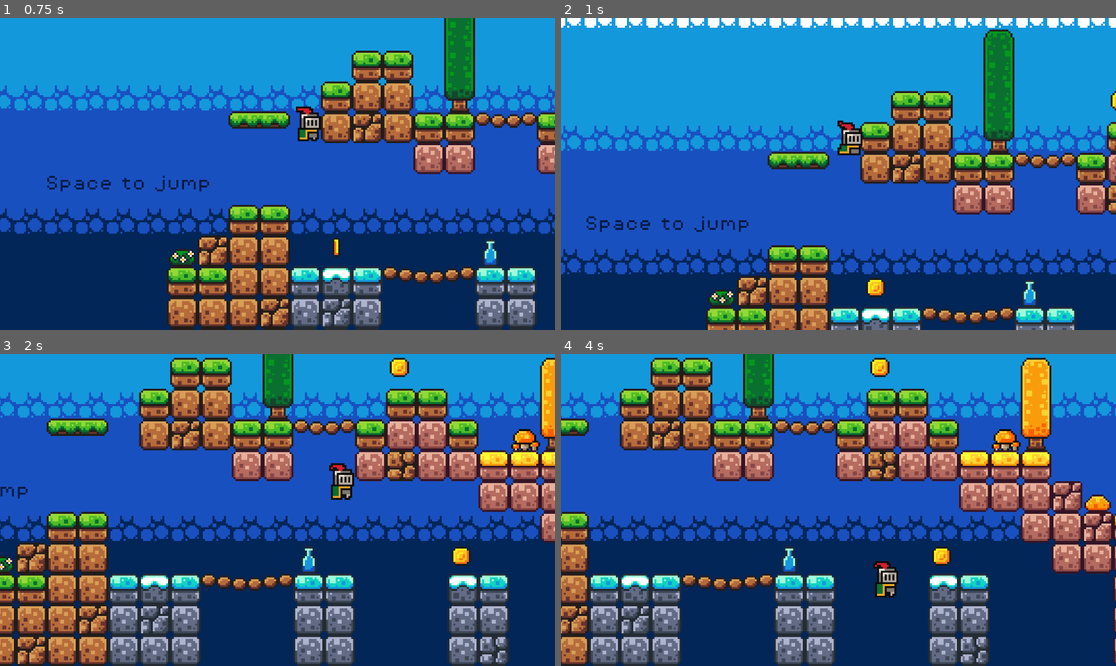
Above: before the commit, frames 1-4 (two rows, left to right).
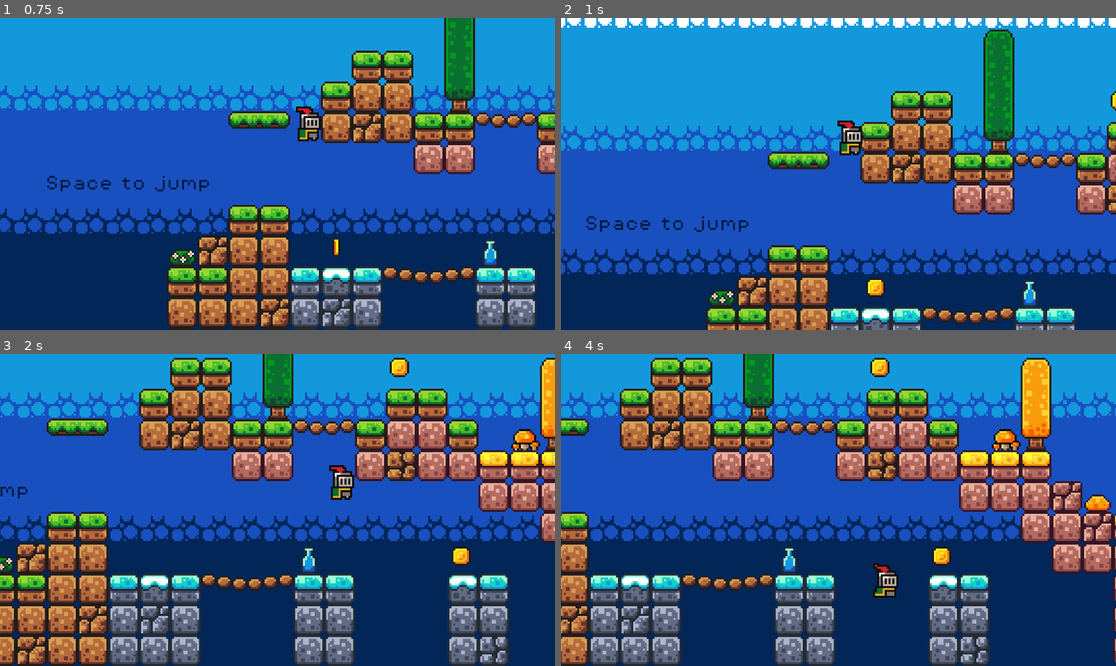
Above: after the commit, the same moments.

Repository: Tanish-Desai/gaem
Game: Godot game, scene res://scenes/game.tscn
Same seed, same stepped clock (60 frames per second), same inputs: the game is played once before the commit and once after it.
Inputs:
- Up to frame 1 (0.75 s): hold Right (move_right) from 0.53 s (still down); tap Space (jump) at 0.6 s
- Up to frame 2 (1 s): keep holding Right (move_right); tap Space (jump) at 0.77 s
- Up to frame 3 (2 s): keep holding Right (move_right); tap Space (jump) at 1.07, 1.35, 1.52, 1.82 s
- Up to frame 4 (4 s): release Right (move_right) at 2.03 s; hold Left (move_left) 2.03-2.78 s; tap Space (jump) at 2.1, 2.85, 3.02, 3.32, 3.6, 3.77 s; hold Right (move_right) from 2.78 s (still down)

Frame 1 is identical in both runs. In frame 2, 0.2% of the frame differs, in the area x 49-55%, y 32-45%; in frame 3, 0.2%; in frame 4, 0.3%, in the area x 56-61%, y 66-79%.

Commit message:
Added run animation to player

Diff:
--- a/scenes/game.tscn
+++ b/scenes/game.tscn
@@ -232,7 +232,7 @@
 layer_1/tile_data = PackedInt32Array(0, 0, 0, 1, 0, 0, 196607, 0, 0, 196606, 0, 0, 131071, 65536, 0, 196609, 65536, 0,  …(3682 unchanged characters)…
 
 [node name="Player" parent="." instance=ExtResource("1_g6ok2")]
-z_index = 3
+z_index = 5
 position = Vector2(16, -9)
 
 [node name="Camera2D" type="Camera2D" parent="Player"]
@@ -314,7 +314,7 @@
 autoplay = "move"
 
 [node name="enemy" parent="." instance=ExtResource("6_qyoxo")]
-z_index = 4
+z_index = 3
 position = Vector2(601, 20)
 
 [node name="labels" type="Node" parent="."]
--- a/scenes/player.tscn
+++ b/scenes/player.tscn
@@ -1,8 +1,24 @@
-[gd_scene load_steps=9 format=3 uid="uid://srbn5ph8syex"]
+[gd_scene load_steps=38 format=3 uid="uid://srbn5ph8syex"]
 
 [ext_resource type="Texture2D" uid="uid://b2gr0akfak1cj" path="res://assets/sprites/knight.png" id="1_dy36j"]
 [ext_resource type="Script" path="res://scripts/player.gd" id="1_s570l"]
 
+[sub_resource type="AtlasTexture" id="AtlasTexture_ygfd4"]
+atlas = ExtResource("1_dy36j")
+region = Rect2(0, 192, 32, 32)
+
+[sub_resource type="AtlasTexture" id="AtlasTexture_je3fo"]
+atlas = ExtResource("1_dy36j")
+region = Rect2(32, 192, 32, 32)
+
+[sub_resource type="AtlasTexture" id="AtlasTexture_37g6m"]
+atlas = ExtResource("1_dy36j")
+region = Rect2(64, 192, 32, 32)
+
+[sub_resource type="AtlasTexture" id="AtlasTexture_mvltp"]
+atlas = ExtResource("1_dy36j")
+region = Rect2(96, 192, 32, 32)
+
 [sub_resource type="AtlasTexture" id="AtlasTexture_rtj0k"]
 atlas = ExtResource("1_dy36j")
 region = Rect2(0, 0, 32, 32)
@@ -18,11 +34,128 @@
 [sub_resource type="AtlasTexture" id="AtlasTexture_y2kh7"]
 atlas = ExtResource("1_dy36j")
 region = Rect2(96, 0, 32, 32)
+
+[sub_resource type="AtlasTexture" id="AtlasTexture_b3vc6"]
+atlas = ExtResource("1_dy36j")
+region = Rect2(96, 0, 32, 32)
+
+[sub_resource type="AtlasTexture" id="AtlasTexture_vwtce"]
+atlas = ExtResource("1_dy36j")
+region = Rect2(0, 160, 32, 32)
+
+[sub_resource type="AtlasTexture" id="AtlasTexture_nltfw"]
+atlas = ExtResource("1_dy36j")
+region = Rect2(32, 160, 32, 32)
+
+[sub_resource type="AtlasTexture" id="AtlasTexture_wjtwn"]
+atlas = ExtResource("1_dy36j")
+region = Rect2(64, 160, 32, 32)
+
+[sub_resource type="AtlasTexture" id="AtlasTexture_scsf8"]
+atlas = ExtResource("1_dy36j")
+region = Rect2(96, 160, 32, 32)
+
+[sub_resource type="AtlasTexture" id="AtlasTexture_7f6us"]
+atlas = ExtResource("1_dy36j")
+region = Rect2(128, 160, 32, 32)
+
+[sub_resource type="AtlasTexture" id="AtlasTexture_ci3xy"]
+atlas = ExtResource("1_dy36j")
+region = Rect2(160, 160, 32, 32)
+
+[sub_resource type="AtlasTexture" id="AtlasTexture_sal25"]
+atlas = ExtResource("1_dy36j")
+region = Rect2(192, 160, 32, 32)
+
+[sub_resource type="AtlasTexture" id="AtlasTexture_vttqv"]
+atlas = ExtResource("1_dy36j")
+region = Rect2(224, 160, 32, 32)
+
+[sub_resource type="AtlasTexture" id="AtlasTexture_ngfsd"]
+atlas = ExtResource("1_dy36j")
+region = Rect2(0, 64, 32, 32)
+
+[sub_resource type="AtlasTexture" id="AtlasTexture_tmuad"]
+atlas = ExtResource("1_dy36j")
+region = Rect2(32, 64, 32, 32)
+
+[sub_resource type="AtlasTexture" id="AtlasTexture_ls2yh"]
+atlas = ExtResource("1_dy36j")
+region = Rect2(64, 64, 32, 32)
+
+[sub_resource type="AtlasTexture" id="AtlasTexture_uhht3"]
+atlas = ExtResource("1_dy36j")
+region = Rect2(96, 64, 32, 32)
+
+[sub_resource type="AtlasTexture" id="AtlasTexture_aejar"]
+atlas = ExtResource("1_dy36j")
+region = Rect2(128, 64, 32, 32)
+
+[sub_resource type="AtlasTexture" id="AtlasTexture_jgx35"]
+atlas = ExtResource("1_dy36j")
+region = Rect2(160, 64, 32, 32)
+
+[sub_resource type="AtlasTexture" id="AtlasTexture_sgf4f"]
+atlas = ExtResource("1_dy36j")
+region = Rect2(192, 64, 32, 32)
+
+[sub_resource type="AtlasTexture" id="AtlasTexture_e6o2a"]
+atlas = ExtResource("1_dy36j")
+region = Rect2(224, 64, 32, 32)
+
+[sub_resource type="AtlasTexture" id="AtlasTexture_y4qyv"]
+atlas = ExtResource("1_dy36j")
+region = Rect2(0, 96, 32, 32)
+
+[sub_resource type="AtlasTexture" id="AtlasTexture_qf50d"]
+atlas = ExtResource("1_dy36j")
+region = Rect2(32, 96, 32, 32)
+
+[sub_resource type="AtlasTexture" id="AtlasTexture_1154x"]
+atlas = ExtResource("1_dy36j")
+region = Rect2(64, 96, 32, 32)
+
+[sub_resource type="AtlasTexture" id="AtlasTexture_gyago"]
+atlas = ExtResource("1_dy36j")
+region = Rect2(96, 96, 32, 32)
+
+[sub_resource type="AtlasTexture" id="AtlasTexture_i56i7"]
+atlas = ExtResource("1_dy36j")
+region = Rect2(128, 96, 32, 32)
+
+[sub_resource type="AtlasTexture" id="AtlasTexture_lln7l"]
+atlas = ExtResource("1_dy36j")
+region = Rect2(160, 96, 32, 32)
+
+[sub_resource type="AtlasTexture" id="AtlasTexture_mi2hf"]
+atlas = ExtResource("1_dy36j")
+region = Rect2(192, 96, 32, 32)
+
+[sub_resource type="AtlasTexture" id="AtlasTexture_djgea"]
+atlas = ExtResource("1_dy36j")
+region = Rect2(224, 96, 32, 32)
 
 [sub_resource type="SpriteFrames" id="SpriteFrames_0v7a8"]
 animations = [{
 "frames": [{
 "duration": 1.0,
+"texture": SubResource("AtlasTexture_ygfd4")
+}, {
+"duration": 1.0,
+"texture": SubResource("AtlasTexture_je3fo")
+}, {
+"duration": 1.0,
+"texture": SubResource("AtlasTexture_37g6m")
+}, {
+"duration": 1.0,
+"texture": SubResource("AtlasTexture_mvltp")
+}],
+"loop": true,
+"name": &"damage",
+"speed": 8.0
+}, {
+"frames": [{
+"duration": 1.0,
 "texture": SubResource("AtlasTexture_rtj0k")
 }, {
 "duration": 1.0,
@@ -36,6 +169,91 @@
 }],
 "loop": true,
 "name": &"idle",
+"speed": 10.0
+}, {
+"frames": [{
+"duration": 1.0,
+"texture": SubResource("AtlasTexture_b3vc6")
+}, {
+"duration": 1.0,
+"texture": SubResource("AtlasTexture_vwtce")
+}, {
+"duration": 1.0,
+"texture": SubResource("AtlasTexture_nltfw")
+}, {
+"duration": 1.0,
+"texture": SubResource("AtlasTexture_wjtwn")
+}, {
+"duration": 1.0,
+"texture": SubResource("AtlasTexture_scsf8")
+}, {
+"duration": 1.0,
+"texture": SubResource("AtlasTexture_7f6us")
+}, {
+"duration": 1.0,
+"texture": SubResource("AtlasTexture_ci3xy")
+}, {
+"duration": 1.0,
+"texture": SubResource("AtlasTexture_sal25")
+}, {
+"duration": 1.0,
+"texture": SubResource("AtlasTexture_vttqv")
+}],
+"loop": true,
+"name": &"jump",
+"speed": 20.0
+}, {
+"frames": [{
+"duration": 1.0,
+"texture": SubResource("AtlasTexture_ngfsd")
+}, {
+"duration": 1.0,
+"texture": SubResource("AtlasTexture_tmuad")
+}, {
+"duration": 1.0,
+"texture": SubResource("AtlasTexture_ls2yh")
+}, {
+"duration": 1.0,
+"texture": SubResource("AtlasTexture_uhht3")
+}, {
+"duration": 1.0,
+"texture": SubResource("AtlasTexture_aejar")
+}, {
+"duration": 1.0,
+"texture": SubResource("AtlasTexture_jgx35")
+}, {
+"duration": 1.0,
+"texture": SubResource("AtlasTexture_sgf4f")
+}, {
+"duration": 1.0,
+"texture": SubResource("AtlasTexture_e6o2a")
+}, {
+"duration": 1.0,
+"texture": SubResource("AtlasTexture_y4qyv")
+}, {
+"duration": 1.0,
+"texture": SubResource("AtlasTexture_qf50d")
+}, {
+"duration": 1.0,
+"texture": SubResource("AtlasTexture_1154x")
+}, {
+"duration": 1.0,
+"texture": SubResource("AtlasTexture_gyago")
+}, {
+"duration": 1.0,
+"texture": SubResource("AtlasTexture_i56i7")
+}, {
+"duration": 1.0,
+"texture": SubResource("AtlasTexture_lln7l")
+}, {
+"duration": 1.0,
+"texture": SubResource("AtlasTexture_mi2hf")
+}, {
+"duration": 1.0,
+"texture": SubResource("AtlasTexture_djgea")
+}],
+"loop": true,
+"name": &"run",
 "speed": 10.0
 }]
 
@@ -50,9 +268,9 @@
 [node name="AnimatedSprite2D" type="AnimatedSprite2D" parent="."]
 position = Vector2(0, -12)
 sprite_frames = SubResource("SpriteFrames_0v7a8")
-animation = &"idle"
+animation = &"damage"
 autoplay = "idle"
-frame_progress = 0.257592
+frame_progress = 0.026705
 
 [node name="CollisionShape2D" type="CollisionShape2D" parent="."]
 position = Vector2(0, -4)
--- a/scripts/killzone.gd
+++ b/scripts/killzone.gd
@@ -1,12 +1,15 @@
 extends Area2D
 @onready var timer: Timer = $Timer
+@onready var animated_sprite_2d: AnimatedSprite2D = $AnimatedSprite2D
 
 func _on_body_entered(body: Node2D) -> void:
 	print("You died!")
-#	TODO: find a relation between time_scale and wait_time 	to change both with only one const val.
+#	TODO: find a relation between time_scale and wait_time to change both with only one const val.
 	Engine.time_scale = 0.5
+	#body.animation_sprite_2d.play("damage")
+#	above line throws error, fix it
 
-#	adds a mario-like drop effect on the player body by 	freeing the collision shape
+#	adds a mario-like drop effect on the player body by freeing the collision shape
 	body.get_node("CollisionShape2D").queue_free()
 	timer.wait_time = 0.4
 	timer.start()
--- a/scripts/player.gd
+++ b/scripts/player.gd
@@ -12,17 +12,23 @@
 		velocity += get_gravity() * delta
 
 	# Handle jump.
-
 	if Input.is_action_just_pressed("jump") and is_on_floor():
 		velocity.y = JUMP_VELOCITY
+		#animated_sprite_2d.play("jump")
 
+#	TODO: Add jump animation
 	# Get the input direction and handle the movement/deceleration.
 	# As good practice, you should replace UI actions with custom gameplay actions.
 	var direction := Input.get_axis( "move_left", "move_right")
 	if direction:
 		animated_sprite_2d.flip_h = true if direction==-1 else false
+		if is_on_floor():
+			animated_sprite_2d.play("run")
+		else:
+			animated_sprite_2d.play("idle")
 		velocity.x = direction * SPEED
 	else:
 		velocity.x = move_toward(velocity.x, 0, SPEED)
+		animated_sprite_2d.play("idle")
 
 	move_and_slide()
